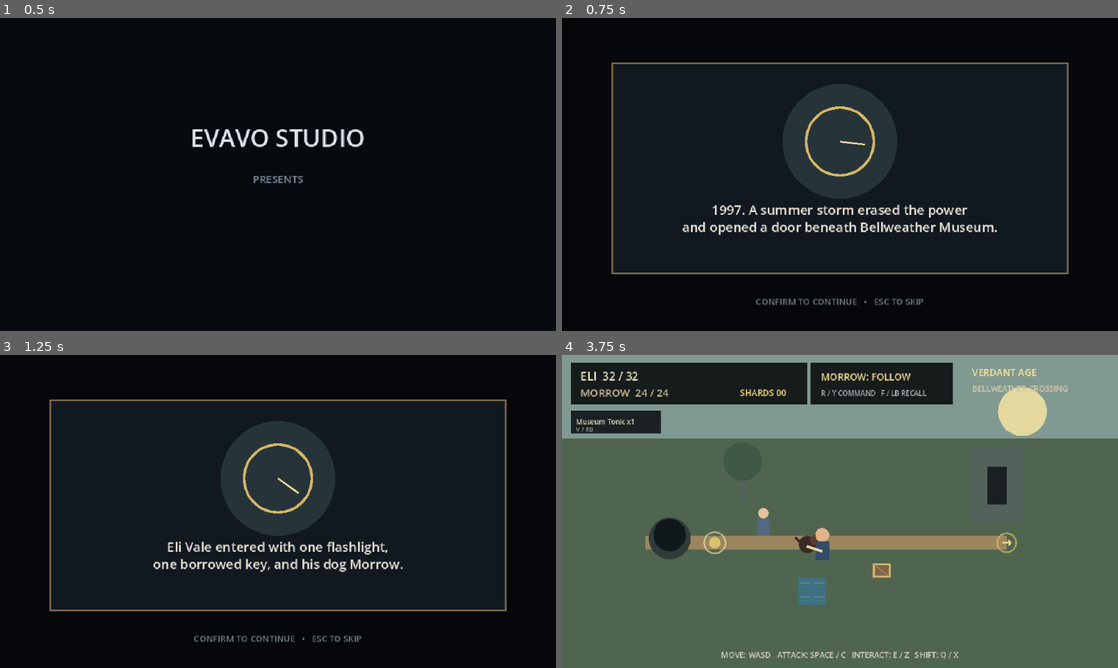
Above: before the commit, frames 1-4 (two rows, left to right).
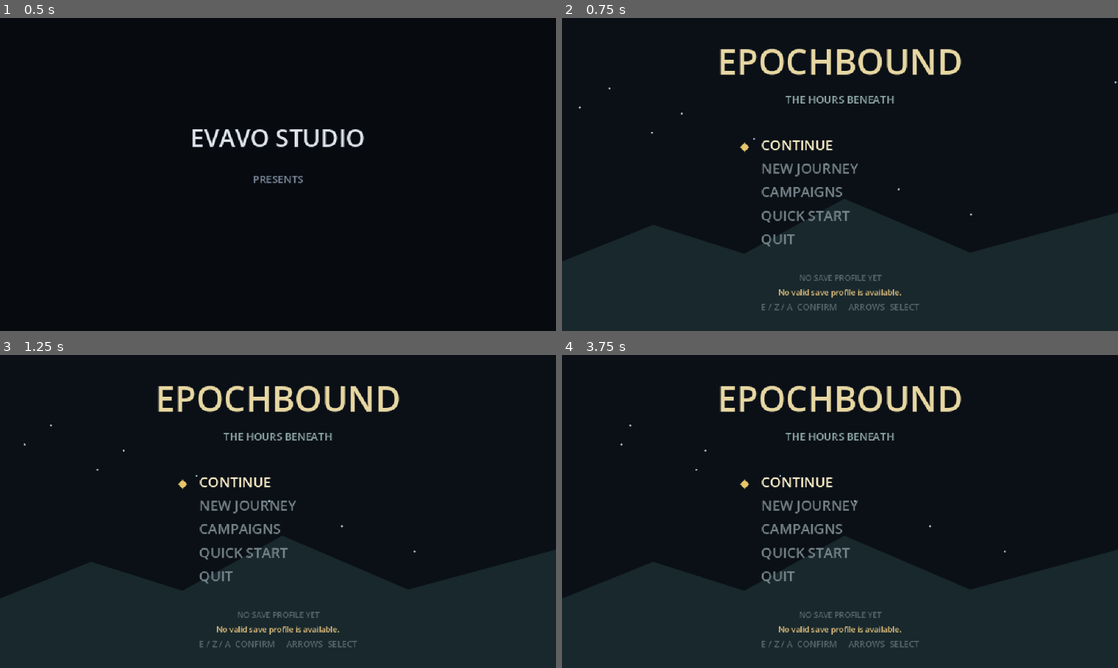
Above: after the commit, the same moments.

Repository: EVAVO-STUDIO/epochbound
Game: Godot game, scene res://src/app.tscn
Same seed, same stepped clock (60 frames per second), same inputs: the game is played once before the commit and once after it.
Inputs (mouse positions are in pixels of both pictures, inside the frame that each line leads up to):
- Up to frame 1 (0.5 s): no input
- Up to frame 2 (0.75 s): tap Enter (ui_accept) at 0.5 s; move the mouse to (962, 158) at 0.52 s; hold D (move_right) from 0.53 s (still down); tap Space (attack) at 0.6 s; click (962, 158) at 0.67 s
- Up to frame 3 (1.25 s): keep holding D (move_right); tap Enter (ui_accept) at 0.77 s
- Up to frame 4 (3.75 s): release D (move_right) at 1.25 s; tap Enter (ui_accept) at 1.25 s; drag from (728, 527) to (812, 574) at 1.27 s; move the mouse to (895, 442) at 2.02 s; hold D (move_right) 2.03-2.75 s; tap F (companion_recall) at 2.1 s; drag from (812, 574) to (673, 464) at 2.77 s; move the mouse to (1006, 558) at 3.52 s; hold A (move_left) from 3.53 s (still down); tap E (interact) at 3.6 s

Frame 1 is identical in both runs. In frame 2, 31% of the frame differs, in the area x 0-100%, y 9-100%; in frame 3, 31%; in frame 4, 91%, in the area x 0-100%, y 0-100%.

Commit message:
feat: bind game scene to save-aware runtime

Diff:
--- a/src/app.tscn
+++ b/src/app.tscn
@@ -1,6 +1,6 @@
 [gd_scene load_steps=2 format=3]
 
-[ext_resource path="res://src/story_runtime.gd" type="Script" id="1_app"]
+[ext_resource path="res://src/save_runtime.gd" type="Script" id="1_app"]
 
 [node name="Epochbound" type="Node2D"]
 script = ExtResource("1_app")
